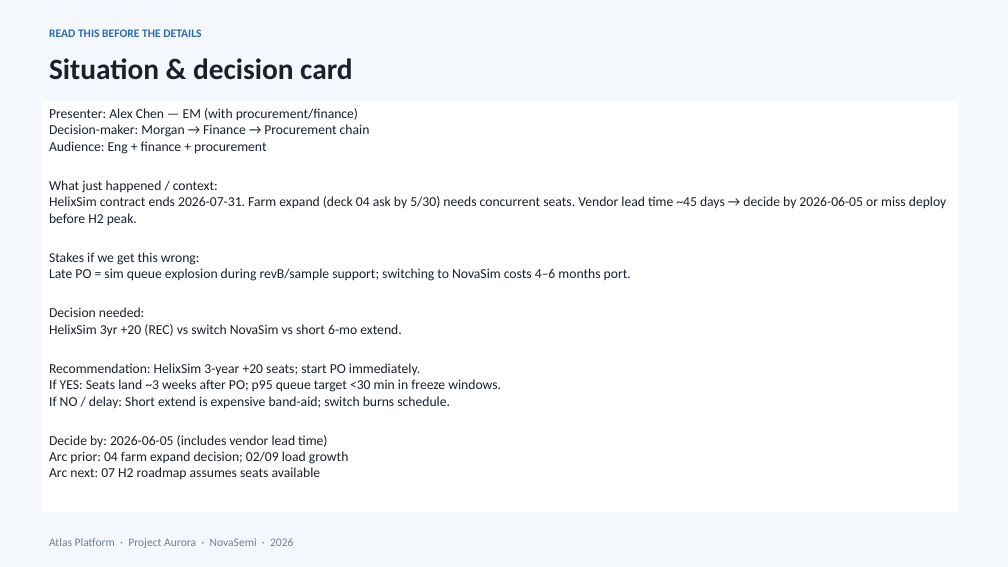
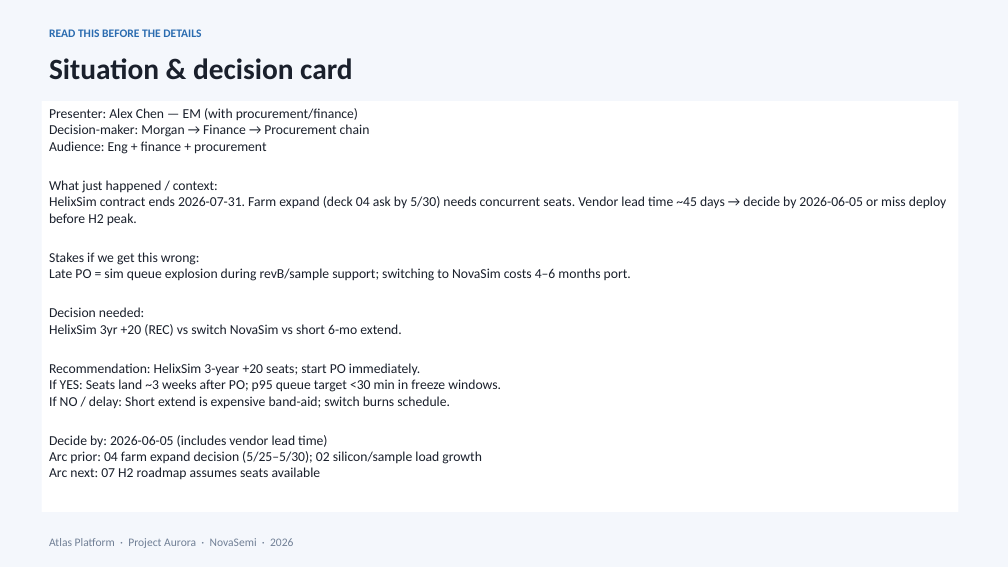
Before and after one commit to peter0749/MindsetMD, a slide deck: slide 3 of skills/presentations/assets/pptx/examples/05-procurement-proposal.pptx. Drawn at 1008x567 pixels with LibreOffice and Linux fonts; fonts in the diff are those of the drawing. Boxes give left, top, right and bottom in pixels: in the first picture for what was removed or moved away, otherwise in the second. Text is boxed around its words. In the diff, an @@ line names an element or a change of style, - is before the commit and + after.

```diff
--- a/skills/presentations/assets/pptx/examples/05-procurement-proposal.pptx
+++ b/skills/presentations/assets/pptx/examples/05-procurement-proposal.pptx
@@ text in rectangle at bbox=[49, 451, 482, 464]: text changed @@
-Arc prior: 04 farm expand decision; 02/09 load growth
+Arc prior: 04 farm expand decision (5/25–5/30); 02 silicon/sample load growth
```
Also in this commit, not shown: 10 other files.
